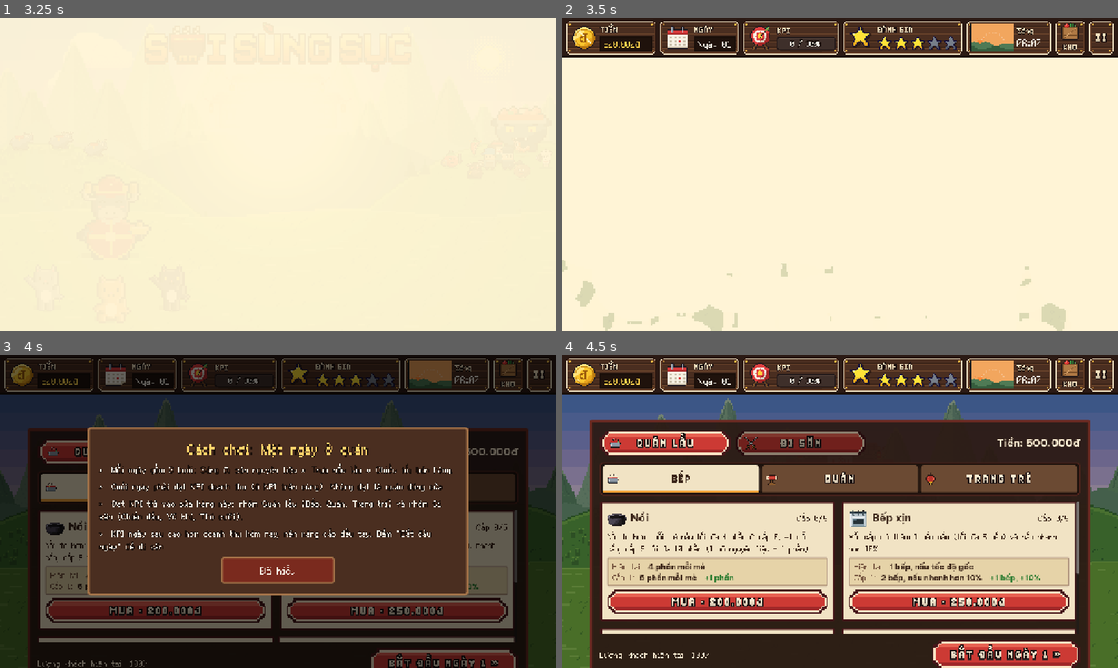
Above: before the commit, frames 1-4 (two rows, left to right).
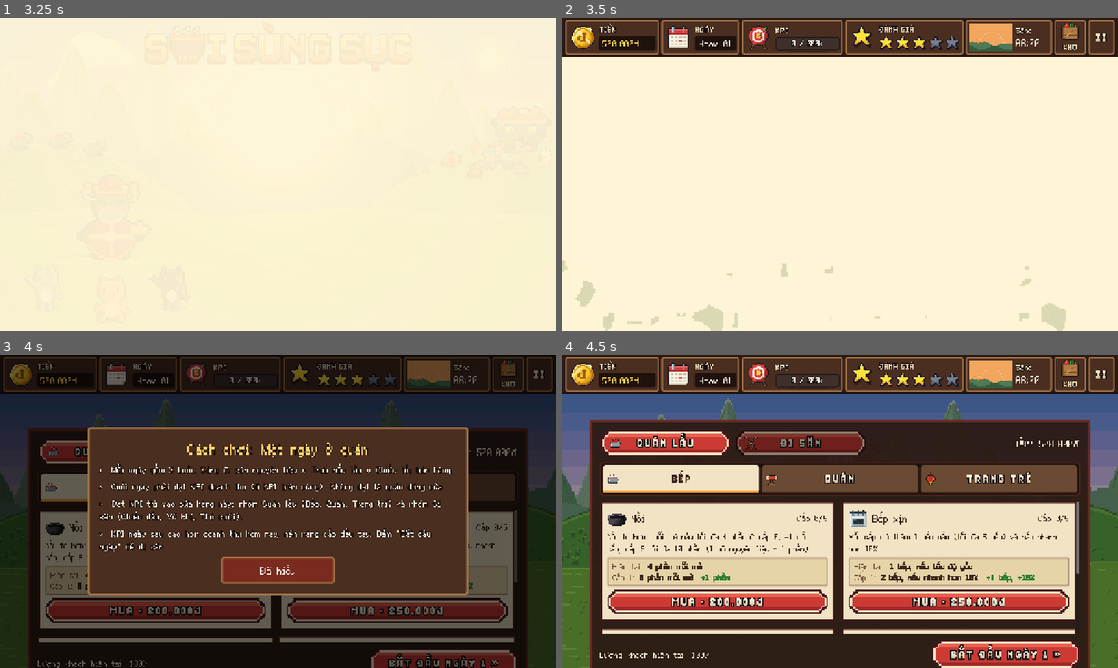
Above: after the commit, the same moments.

Repository: Znoywho/HotPot_SUNSUT
Game: Godot game, scene res://scenes/main_menu/main_menu.tscn
Two runs of this game, one before a commit and one after it. Both use one fixed random seed, a clock stepped at 60 frames per second and the inputs below.
Inputs (mouse positions are in pixels of both pictures, inside the frame that each line leads up to):
- Up to frame 1 (3.25 s): click "CHƠI MỚI" at 0.5 s; tap Enter at 1.25 s; move the mouse to (400, 158) at 1.27 s; click (400, 158) at 1.42 s; drag from (166, 190) to (250, 237) at 2.02 s; move the mouse to (333, 105) at 2.77 s; click (333, 105) at 2.92 s
- Up to frame 2 (3.5 s): no input
- Up to frame 3 (4 s): click "!" at 3.5 s
- Up to frame 4 (4.5 s): click "Đã hiểu" at 4.25 s

Frame 1 is identical in both runs. In frame 2, 4.0% of the frame differs, in the area x 0-100%, y 0-13%; in frame 3, 2.9%; in frame 4, 5.2%, in the area x 0-100%, y 0-73%.

Commit message:
Bỏ font Be Vietnam ép riêng ở cửa hàng, sổ tổng kết, game over, cài đặt, nút; HUD giữ kiểu cũ

Diff:
--- a/scenes/common/hud.gd
+++ b/scenes/common/hud.gd
@@ -17,9 +17,8 @@
 
 const BAR_BG := Color("2b1a14")
 const BAR_EDGE := Color("1a0f0a")
-## Bảng gỗ pixel ×2 (tools/make_menu_art.py, cùng hình với bảng hộp thoại ×4): ảnh 48 px, lề góc 16 px.
-const BOARD_SMALL := preload("res://assets/sprites/ui/board_wood_small.png")
-const BOARD_SMALL_MARGIN := 16.0
+const PANEL_BG := Color("4a2e20")
+const PANEL_BORDER := Color("a8764a")
 const VALUE_BG := Color("1f120c")
 const VALUE_BORDER := Color("1a0f0a")
 const TITLE_COLOR := Color("f3e2c0")
@@ -423,7 +422,11 @@
 	var button := Button.new()
 	button.focus_mode = Control.FOCUS_NONE
 	button.custom_minimum_size = Vector2(72, 0)
-	_apply_button_styles(button)
+	for state in ["normal", "hover", "pressed", "disabled", "focus"]:
+		var st := _panel_style()
+		if state == "pressed":
+			st.bg_color = PANEL_BG.lightened(0.15)
+		button.add_theme_stylebox_override(state, st)
 	button.pressed.connect(func(): add_child(StoragePopup.new()))
 	var box := VBoxContainer.new()
 	box.set_anchors_and_offsets_preset(Control.PRESET_FULL_RECT, Control.PRESET_MODE_MINSIZE, 4)
@@ -469,19 +472,13 @@
 	button.add_theme_color_override("font_outline_color", OUTLINE)
 	button.add_theme_constant_override("outline_size", 5)
 	PixelTitle.style(button, 28) # "II" bằng font pixel: thành hình nút tạm dừng
-	_apply_button_styles(button)
+	for state in ["normal", "hover", "pressed", "disabled", "focus"]:
+		var st := _panel_style()
+		if state == "pressed":
+			st.bg_color = PANEL_BG.lightened(0.15)
+		button.add_theme_stylebox_override(state, st)
 	button.pressed.connect(_pause_menu.open)
 	return button
-
-
-## Nút trên HUD (Kho, II) dùng khung gỗ của ô HUD: rê chuột sáng lên, bấm thì tối đi.
-func _apply_button_styles(button: Button) -> void:
-	button.add_theme_stylebox_override("normal", _panel_style())
-	button.add_theme_stylebox_override("hover", _panel_style(Color(1.15, 1.15, 1.15)))
-	button.add_theme_stylebox_override("pressed", _panel_style(Color(0.8, 0.8, 0.8)))
-	button.add_theme_stylebox_override("hover_pressed", _panel_style(Color(0.8, 0.8, 0.8)))
-	button.add_theme_stylebox_override("disabled", _panel_style())
-	button.add_theme_stylebox_override("focus", StyleBoxEmpty.new())
 
 
 ## Đóng bảng Kho đang mở khi đổi giai đoạn (HUD sống qua các màn nên bảng không tự mất).
@@ -504,27 +501,22 @@
 		_storage_alert.modulate.a = 0.55 + 0.45 * sin(Time.get_ticks_msec() / 180.0)
 
 
-## Ô HUD: bảng gỗ pixel giống hộp thoại (PauseMenu) nhưng phóng ×2 cho khớp icon HUD; tint để làm sáng / tối khi rê / bấm.
-func _panel_style(tint := Color.WHITE) -> StyleBoxTexture:
-	var s := StyleBoxTexture.new()
-	s.texture = BOARD_SMALL
-	s.set_texture_margin_all(BOARD_SMALL_MARGIN)
-	s.axis_stretch_horizontal = StyleBoxTexture.AXIS_STRETCH_MODE_TILE # ván lặp, không kéo dãn méo
-	s.axis_stretch_vertical = StyleBoxTexture.AXIS_STRETCH_MODE_TILE
-	s.modulate_color = tint
-	s.set_content_margin_all(8) # Viền khung dày 6 px (3 điểm ảnh ×2) + 2 px hở.
-	s.content_margin_left = 10
-	s.content_margin_right = 10
+func _panel_style() -> StyleBoxFlat:
+	var s := StyleBoxFlat.new()
+	s.bg_color = PANEL_BG
+	s.border_color = PANEL_BORDER
+	s.set_border_width_all(3)
+	s.set_corner_radius_all(4)
+	s.set_content_margin_all(7) # Viền 3px + 4px hở để nội dung không đè lên viền.
 	return s
 
 
-## Khe hiện số (tiền, ngày): ô vuông lõm kiểu pixel, mép trên dày hơn như bóng đổ vào trong.
 func _value_style() -> StyleBoxFlat:
 	var s := StyleBoxFlat.new()
 	s.bg_color = VALUE_BG
 	s.border_color = VALUE_BORDER
 	s.set_border_width_all(2)
-	s.border_width_top = 4
+	s.set_corner_radius_all(3)
 	s.content_margin_left = 8
 	s.content_margin_right = 8
 	return s
--- a/scenes/common/pixel_button.gd
+++ b/scenes/common/pixel_button.gd
@@ -19,7 +19,7 @@
 }
 const TEXTURE_MARGIN := 20.0 ## Phần góc vát của ảnh (px) giữ nguyên khi kéo dãn nút.
 const PRESS_DEPTH := 6.0 ## Chữ lún xuống chừng này px khi bấm.
-const BOLD_FONT := preload("res://assets/fonts/BeVietnamPro-Bold.ttf")
+const BOLD_FONT := preload("res://assets/fonts/BeVietnamPro-Bold.ttf") ## Nút dùng font mặc định (Ark Pixel); hằng này chỉ còn cho chữ bay của HUD.
 const TEXT_COLOR := Color("fbecd2")
 const TEXT_OUTLINE_COLOR := Color("461619")
 ## Chữ nút bị khoá: màu ĐẶC (không trong suốt), nếu trong suốt thì viền tối lộ qua ruột chữ, nét mảnh như mất.
@@ -31,7 +31,6 @@
 func _init(label := "", font_size := 30, color := "red") -> void:
 	text = label
 	custom_minimum_size = DEFAULT_SIZE
-	add_theme_font_override("font", BOLD_FONT)
 	add_theme_font_size_override("font_size", font_size)
 	add_theme_constant_override("outline_size", outline_for(font_size))
 	for color_name in ["font_color", "font_hover_color", "font_pressed_color", "font_focus_color", "font_hover_pressed_color"]:
--- a/scenes/common/settings_panel.gd
+++ b/scenes/common/settings_panel.gd
@@ -10,7 +10,6 @@
 const MAX_STEP := 10 ## Âm lượng chia 10 nấc, mỗi nấc 10%.
 const DEFAULT_STEP := 8
 const LAYER := 120 ## Trên menu tạm dừng (PauseMenu.LAYER = 110).
-const BOLD_FONT := preload("res://assets/fonts/BeVietnamPro-Bold.ttf")
 const BOARD_COLOR := Color("4a2e20") ## Trùng PauseMenu.PANEL_BG.
 const BOARD_BORDER := Color("a8764a") ## Trùng PauseMenu.PANEL_BORDER.
 const BOARD_WIDTH := 760
@@ -201,7 +200,6 @@
 	label.text = text
 	label.horizontal_alignment = HORIZONTAL_ALIGNMENT_CENTER
 	label.vertical_alignment = VERTICAL_ALIGNMENT_CENTER
-	label.add_theme_font_override("font", BOLD_FONT)
 	label.add_theme_font_size_override("font_size", font_size)
 	label.add_theme_color_override("font_color", color)
 	label.add_theme_color_override("font_outline_color", Color("1a0f0b"))
--- a/scenes/day_end/book_theme.tres
+++ b/scenes/day_end/book_theme.tres
@@ -1,6 +1,5 @@
 [gd_resource type="Theme" format=3]
 
-[ext_resource type="FontFile" path="res://assets/fonts/BeVietnamPro-Bold.ttf" id="1_bold"]
 [ext_resource type="Texture2D" path="res://assets/sprites/ui/result/pill.png" id="2_pill"]
 [ext_resource type="Texture2D" path="res://assets/sprites/ui/result/book_button.png" id="3_button"]
 [ext_resource type="Texture2D" path="res://assets/sprites/ui/result/book_button_pressed.png" id="4_button_pressed"]
@@ -46,7 +45,6 @@
 Button/colors/font_pressed_color = Color(0.95686275, 0.9098039, 0.8, 1)
 Button/colors/font_focus_color = Color(0.95686275, 0.9098039, 0.8, 1)
 Button/font_sizes/font_size = 22
-Button/fonts/font = ExtResource("1_bold")
 Button/styles/focus = SubResource("StyleBox_focus")
 Button/styles/hover = SubResource("StyleBox_button_normal")
 Button/styles/normal = SubResource("StyleBox_button_normal")
@@ -54,11 +52,8 @@
 HeadingLabel/base_type = &"Label"
 HeadingLabel/colors/font_color = Color(0.95686275, 0.9098039, 0.8, 1)
 HeadingLabel/font_sizes/font_size = 28
-HeadingLabel/fonts/font = ExtResource("1_bold")
 HeadingLabel/styles/normal = SubResource("StyleBox_pill_heading")
 Label/colors/font_color = Color(0.23137255, 0.14117648, 0.08627451, 1)
 Label/font_sizes/font_size = 18
-Label/fonts/font = ExtResource("1_bold")
 ValueLabel/base_type = &"Label"
 ValueLabel/font_sizes/font_size = 22
-ValueLabel/fonts/font = ExtResource("1_bold")
--- a/scenes/game_over/game_over.gd
+++ b/scenes/game_over/game_over.gd
@@ -7,7 +7,6 @@
 
 const SKY := preload("res://assets/sprites/scenery/sky.png")
 const LANDSCAPE := preload("res://assets/sprites/scenery/landscape.png")
-const BOLD_FONT := preload("res://assets/fonts/BeVietnamPro-Bold.ttf")
 const DUSK_TINT := Color(0.55, 0.38, 0.42) ## Nhuộm phong cảnh sang chiều tối, buồn hơn menu chính.
 const BOARD_TEXTURE := preload("res://assets/sprites/ui/result/board_wood.png")
 const BOARD_TEXTURE_MARGIN := 21.0 ## Khung gỗ + ke sắt của ảnh (7 điểm ảnh × 3 px), giữ nguyên khi kéo dãn.
@@ -302,7 +301,6 @@
 	label.add_theme_font_size_override("font_size", font_size)
 	label.add_theme_color_override("font_color", color)
 	if bold:
-		label.add_theme_font_override("font", BOLD_FONT)
 		label.add_theme_color_override("font_outline_color", Color("1a0f0b"))
 		label.add_theme_constant_override("outline_size", PixelButton.outline_for(font_size))
 		PixelTitle.style_if_supported(label, text, font_size) # chữ in hoa (KỶ LỤC MỚI!): font pixel chung
--- a/scenes/main_menu/main_menu.gd
+++ b/scenes/main_menu/main_menu.gd
@@ -596,7 +596,6 @@
 	var label := Label.new()
 	label.text = "Kỷ lục: trụ được %d ngày" % best
 	label.mouse_filter = MOUSE_FILTER_IGNORE
-	label.add_theme_font_override("font", PixelButton.BOLD_FONT)
 	label.add_theme_font_size_override("font_size", 24)
 	label.add_theme_color_override("font_color", PixelButton.TEXT_COLOR)
 	label.add_theme_color_override("font_outline_color", PixelButton.TEXT_OUTLINE_COLOR)
--- a/scenes/shop/shop.gd
+++ b/scenes/shop/shop.gd
@@ -9,7 +9,6 @@
 
 const SKY := preload("res://assets/sprites/scenery/sky.png")
 const LANDSCAPE := preload("res://assets/sprites/scenery/landscape.png")
-const BOLD_FONT := preload("res://assets/fonts/BeVietnamPro-Bold.ttf")
 const TAB_WEAPONS := 3 ## Không phải UpgradeData.Category: vũ khí mua một lần, chọn 1 cái để cầm.
 const TAB_MOUNT := 4 ## Không phải UpgradeData.Category: nâng cấp thú cưỡi tách khỏi tab Chiến đấu cho dễ thấy.
 const TAB_DECOR := 5 ## Không phải UpgradeData.Category: đồ trang trí mua lẻ, mỗi chỗ trong quán đặt 1 món.
@@ -232,7 +231,6 @@
 	tab.size_flags_horizontal = SIZE_EXPAND_FILL
 	tab.add_theme_constant_override("icon_max_width", TAB_ICON_SIZE)
 	tab.add_theme_constant_override("h_separation", 10)
-	tab.add_theme_font_override("font", BOLD_FONT)
 	tab.add_theme_font_size_override("font_size", 20)
 	PixelTitle.style_if_supported(tab, text, 20) # CHIẾN ĐẤU / VŨ KHÍ...: font pixel chung, màu vẫn do _style_sub_tab
 	return tab
@@ -491,7 +489,6 @@
 	text.mouse_filter = MOUSE_FILTER_PASS
 	text.add_theme_font_size_override("normal_font_size", 18)
 	text.add_theme_font_size_override("bold_font_size", 18)
-	text.add_theme_font_override("bold_font", BOLD_FONT)
 	text.add_theme_color_override("default_color", INK)
 	text.text = bbcode
 	panel.add_child(text)
@@ -789,7 +786,6 @@
 	label.add_theme_font_size_override("font_size", font_size)
 	label.add_theme_color_override("font_color", color)
 	if bold:
-		label.add_theme_font_override("font", BOLD_FONT)
 		if color != INK:
 			label.add_theme_color_override("font_outline_color", Color("2b1a14"))
 			label.add_theme_constant_override("outline_size", PixelButton.outline_for(font_size))
Binary file removed: assets/sprites/ui/board_wood_small.png
Not shown, removed: assets/sprites/ui/board_wood_small.png.import
